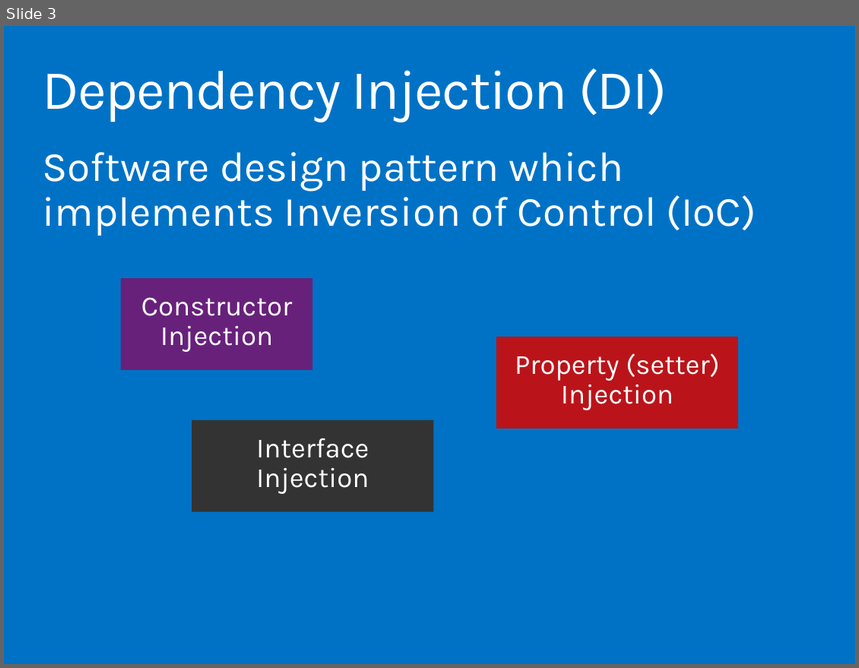
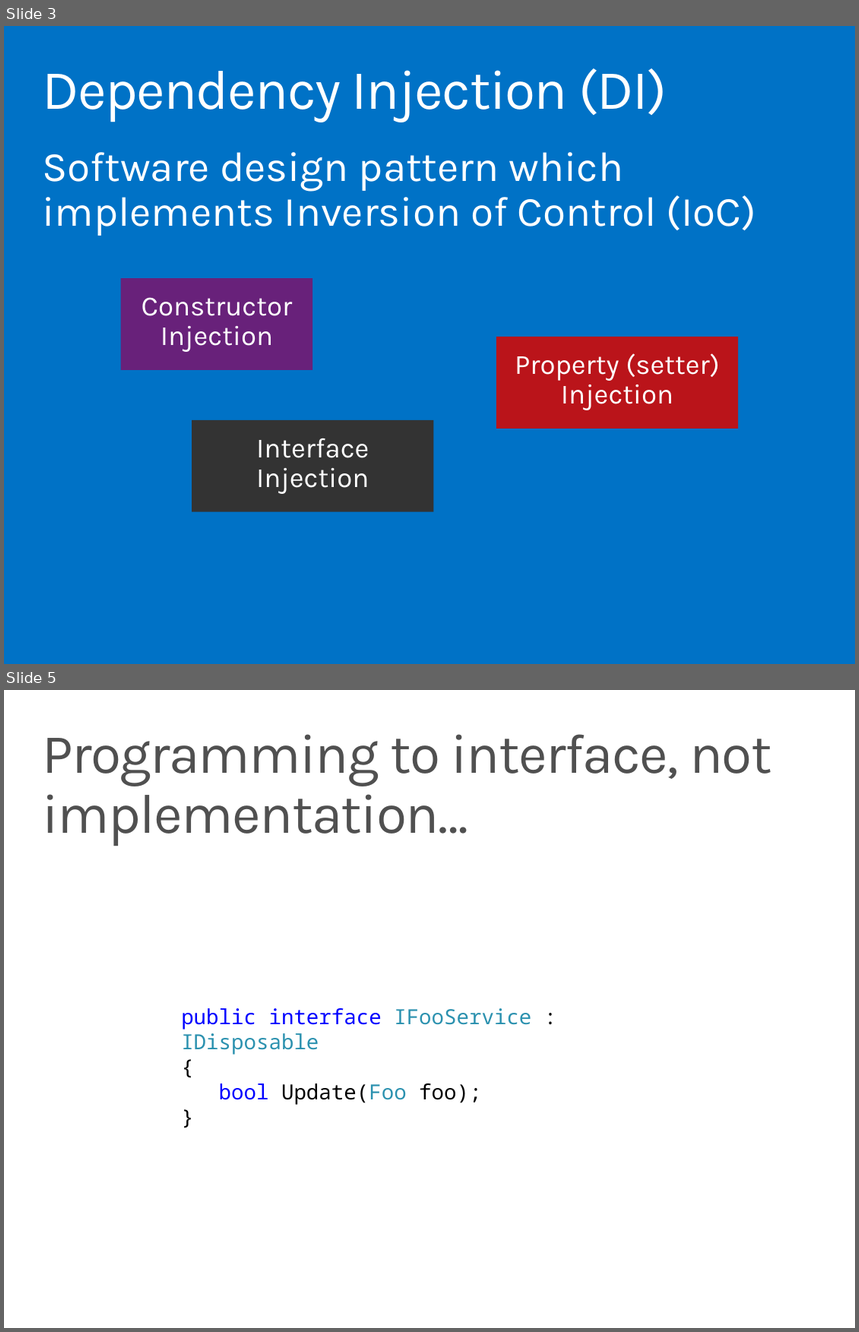
Before and after one commit to ondfisk/BDSA2016, a slide deck: Slides/Lecture05.pptx. Shown one above the other, each under a label of ours: slide 3 before the commit, slides 3 and 5 after it; the slides between them are not shown. The pictures are 859x668 and 859x1332 pixels, drawn with LibreOffice and Linux fonts; fonts in the diff are those of the drawing. Boxes give left, top, right and bottom in pixels: in the first picture for what was removed or moved away, otherwise in the second. Text is boxed around its words. In the diff, an @@ line names an element or a change of style, - is before the commit and + after.

```diff
--- a/Slides/Lecture05.pptx
+++ b/Slides/Lecture05.pptx
@@ slide 5 added at bbox=[4, 690, 855, 1328], background #FFFFFF @@
@@ title added at bbox=[42, 734, 772, 846], 48 pt, text #505050 @@
+Programming to interface, not implementation…
@@ text added at bbox=[181, 1008, 531, 1105], 18 pt, text #2B91AF @@
+public interface IFooService : IDisposable
+{
+bool Update(Foo foo);
+}
```
Also in this commit, not shown: 1 slide changed, 17 other slides added, 1 slide removed, 14 other files.
